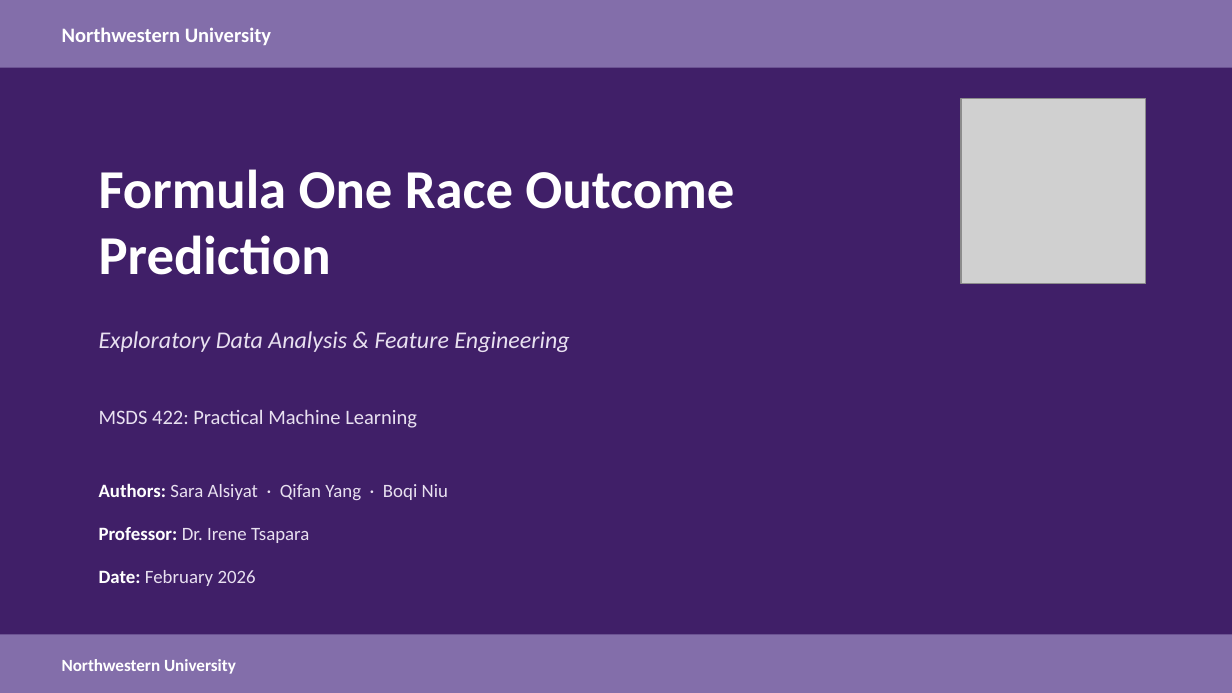
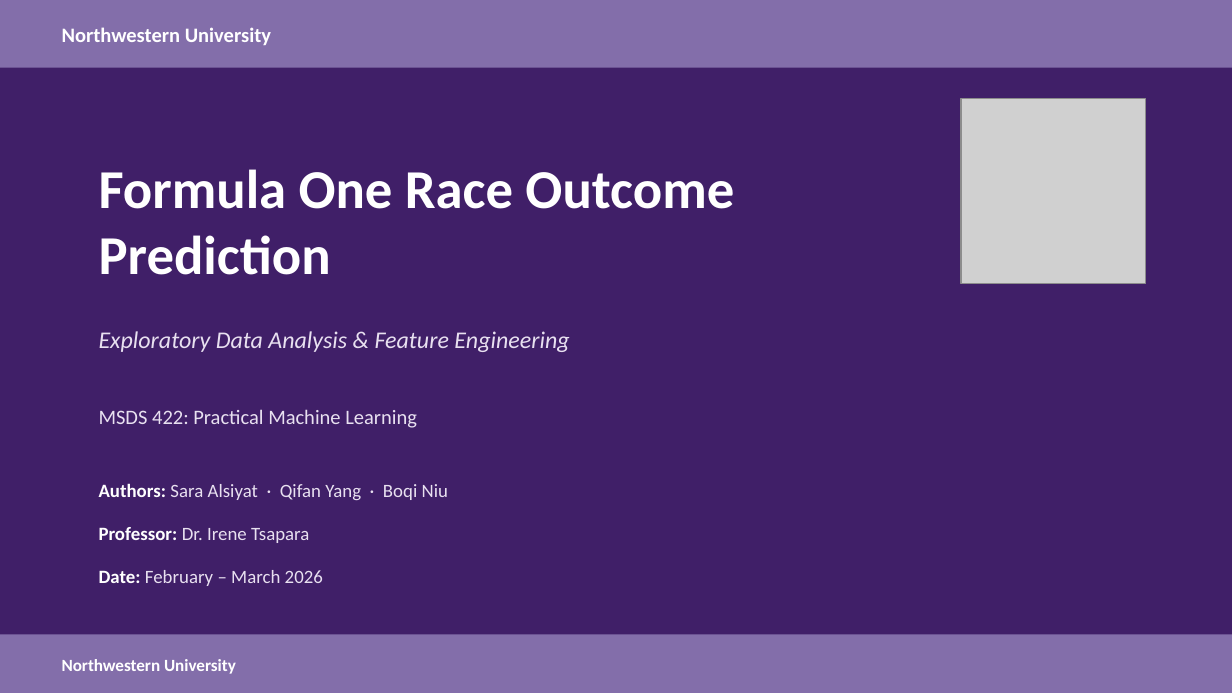
Before and after one commit to Jerry687/MSDS422-Final-Project-F1-Race-Prediction, a slide deck: slide 1 of presentation/Final/F1_Final_Presentation.pptx. Drawn at 1232x693 pixels with LibreOffice and Linux fonts; fonts in the diff are those of the drawing; grey boxes stand for pictures. Boxes give left, top, right and bottom in pixels: in the first picture for what was removed or moved away, otherwise in the second. Text is boxed around its words. In the diff, an @@ line names an element or a change of style, - is before the commit and + after.

Commit message:
updated ppt

```diff
--- a/presentation/Final/F1_Final_Presentation.pptx
+++ b/presentation/Final/F1_Final_Presentation.pptx
@@ text at bbox=[99, 570, 323, 586]: text changed @@
-Date: February 2026
+Date: February – March 2026
```
